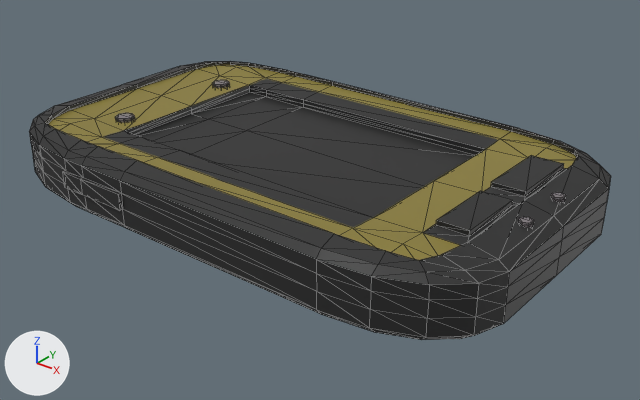
The glTF model comp-vis-narrative/dungeon crawler/src/assets/models/gps.glb, before and after one commit.
Rendered twice from a 50 mm camera at (1.624, -1.934, 1.107) aimed at (0.073, 0.005, -0.095). Every picture has the same lights, and +X, +Y and +Z are marked at lower left. The first picture is the older version. Mesh edges are drawn as thin lines. Vertices at exactly the same position are counted once.
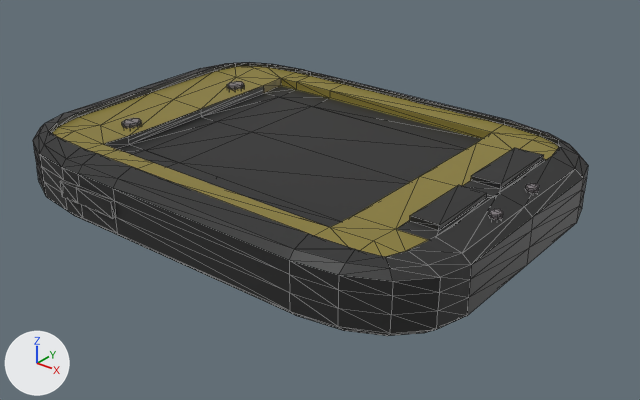
Commit message: gps tweaks not done yet :)))

Edits to the bpy script that builds the scene:
```text
Change me_cube_001:
    used by ob_cube; location = (0.0, 0.0, 0.0); scale = (0.861, 0.517, 0.127)
    remove me_cube_001.from_pydata(...)  # 456 vertices, 876 faces; spans x -1.0..1.0, y -1.02..1.04, z -1.0..0.96
    add me_cube_001.from_pydata(...)  # 464 vertices, 872 faces; spans x -1.0..1.0, y -1.02..1.04, z -1.0..0.96
    me_cube_001 part 1
    8 vertices are removed from x -0.46..-0.26, y -0.56..0.56, z 0.59..0.7
    36 faces are deleted
    4 vertices are added at (-0.26, -0.56, 0.49), (-0.26, 0.56, 0.49), (-0.46, -0.56, 0.49), (-0.46, 0.56, 0.49)
    12 new vertices lie (0.0, 0.0, -0.21) away from vertices in x -0.56..0.56, y -0.73..0.73, z 0.7..0.74
    32 new faces join them
Change ob_cube:
    ob_cube.scale: (0.861, 0.517, 0.127) -> (0.777, 0.561, 0.127)
```

What differs and where, as boxes [x1, y1, x2, y2] in the pictures (640 x 400 px; the box of a moved part takes in the faces that stretch with it):
'Cube', reshaped, rescaled: before [29, 61, 611, 340]; after [33, 63, 588, 336]
part 1 of me_cube_001, moved or reshaped: before [102, 78, 499, 228]; after [104, 78, 492, 227]
